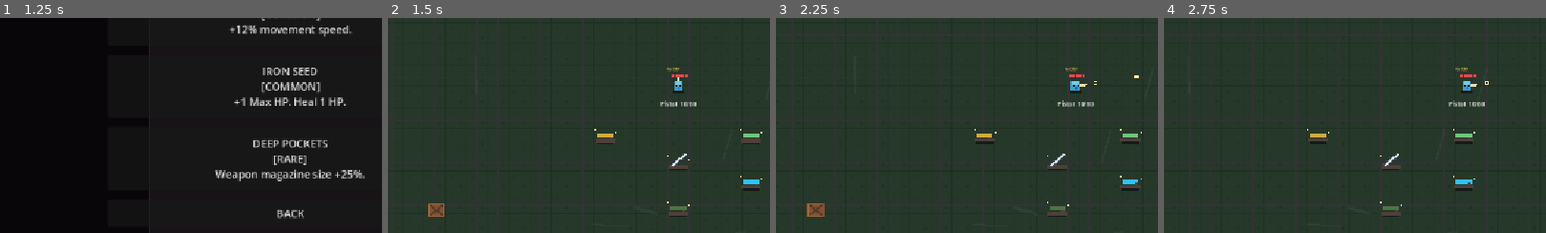
Above: before the commit, frames 1-4 (left to right).
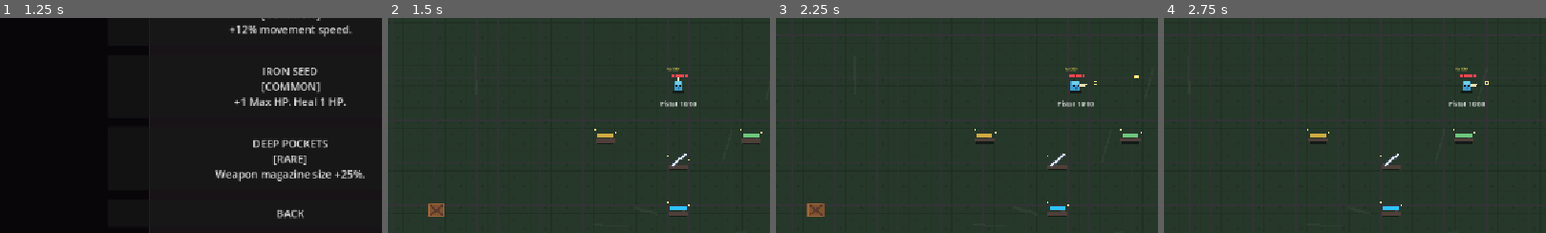
Above: after the commit, the same moments.

Repository: Venos2512/Rouge
Game: Godot game, scene res://gungeon_proto/main.tscn
Same seed, same stepped clock (60 frames per second), same inputs: the game is played once before the commit and once after it.
Inputs (mouse positions are % of the whole screen's width and height, from its top left):
- Up to frame 1 (1.25 s): click "START RUN" at 0.5 s
- Up to frame 2 (1.5 s): click "FLEET FEATHER [COMMON] +12% m…" at 1.25 s
- Up to frame 3 (2.25 s): tap Enter at 2 s; move the mouse to (72, 45) at 2.02 s; press the mouse at (72, 45) at 2.03 s; hold D (move_right) from 2.03 s (still down)
- Up to frame 4 (2.75 s): keep holding D (move_right)
The pictures show only the part of the screen within x 12-62%, y 34-84%; the shares and areas given below are measured in that part.

Frame 1 is identical in both runs. In frame 2, 0.3% of the frame differs, in the area x 73-98%, y 73-90%; in frame 3, 0.3%; in frame 4, 0.3%, in the area x 57-82%, y 73-90%.

Commit message:
perf: remove eager laser load overhead

Diff:
--- a/gungeon_proto/assets/icons/weapons/weapon_laser_rifle.svg
+++ /dev/null
@@ -1,6 +0,0 @@
-<svg xmlns="http://www.w3.org/2000/svg" width="32" height="32" viewBox="0 0 32 32">
-  <path fill="#27384c" stroke="#9beaff" stroke-width="2" d="M3 12h19l6 4-6 4H3z"/>
-  <path fill="#31ccff" d="M7 14h16v4H7z"/>
-  <path fill="#162331" d="M11 20h7l-2 8h-6z"/>
-  <circle cx="25" cy="16" r="2" fill="#fff"/>
-</svg>
--- a/gungeon_proto/resources/dungeon/room_rule_start.tres
+++ b/gungeon_proto/resources/dungeon/room_rule_start.tres
@@ -19,9 +19,6 @@
 "weapon_id": "sword",
 "position": Vector2(0, 115)
 }, {
-"weapon_id": "grenade_launcher",
+"weapon_id": "laser_rifle",
 "position": Vector2(0, 185)
-}, {
-"weapon_id": "laser_rifle",
-"position": Vector2(110, 145)
 }]
--- a/gungeon_proto/resources/weapons/laser_rifle.tres
+++ b/gungeon_proto/resources/weapons/laser_rifle.tres
@@ -1,9 +1,7 @@
-[gd_resource type="Resource" script_class="WeaponData" load_steps=4 format=3]
+[gd_resource type="Resource" script_class="WeaponData" load_steps=3 format=3]
 
 [ext_resource type="Script" path="res://gungeon_proto/scripts/weapons/weapon_data.gd" id="1_data"]
 [ext_resource type="Script" path="res://gungeon_proto/scripts/weapons/attacks/laser_beam_attack_provider.gd" id="2_attack"]
-[ext_resource type="Texture2D" path="res://gungeon_proto/assets/icons/weapons/weapon_laser_rifle.svg" id="3_icon"]
-
 [resource]
 script = ExtResource("1_data")
 id = "laser_rifle"
@@ -11,7 +9,6 @@
 automatic = true
 attack_provider = ExtResource("2_attack")
 hud_icon_id = "laser_rifle"
-icon_texture = ExtResource("3_icon")
 pickup_color = Color(0.18, 0.76, 1, 1)
 damage = 2
 damage_type = "shock"
Not shown, changed: update_notes/2026-08-28-laser-rifle-beam.md
